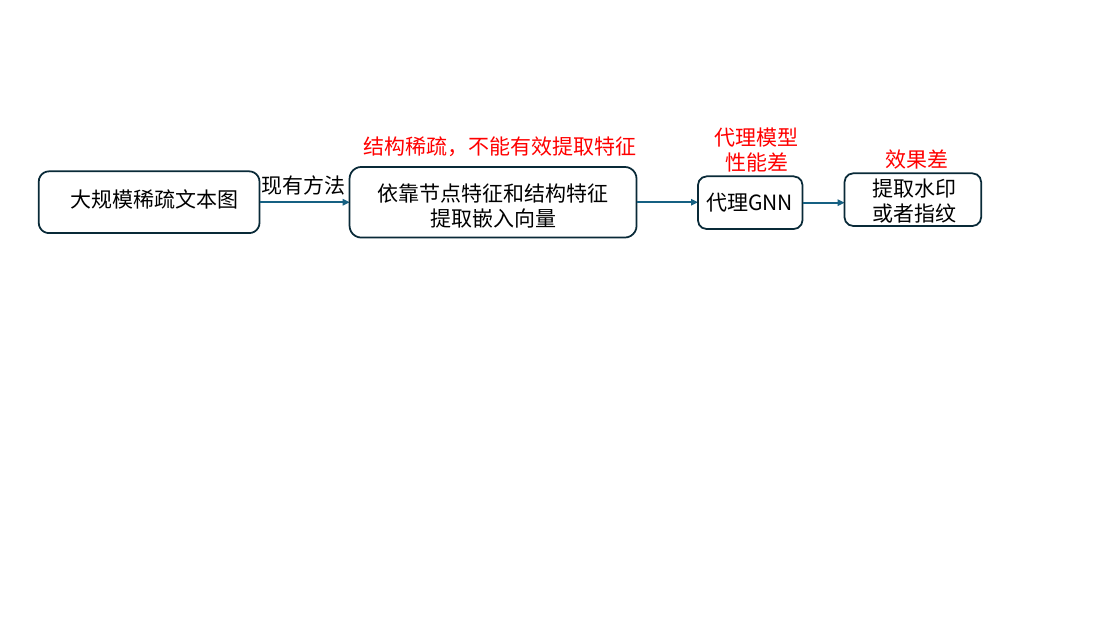
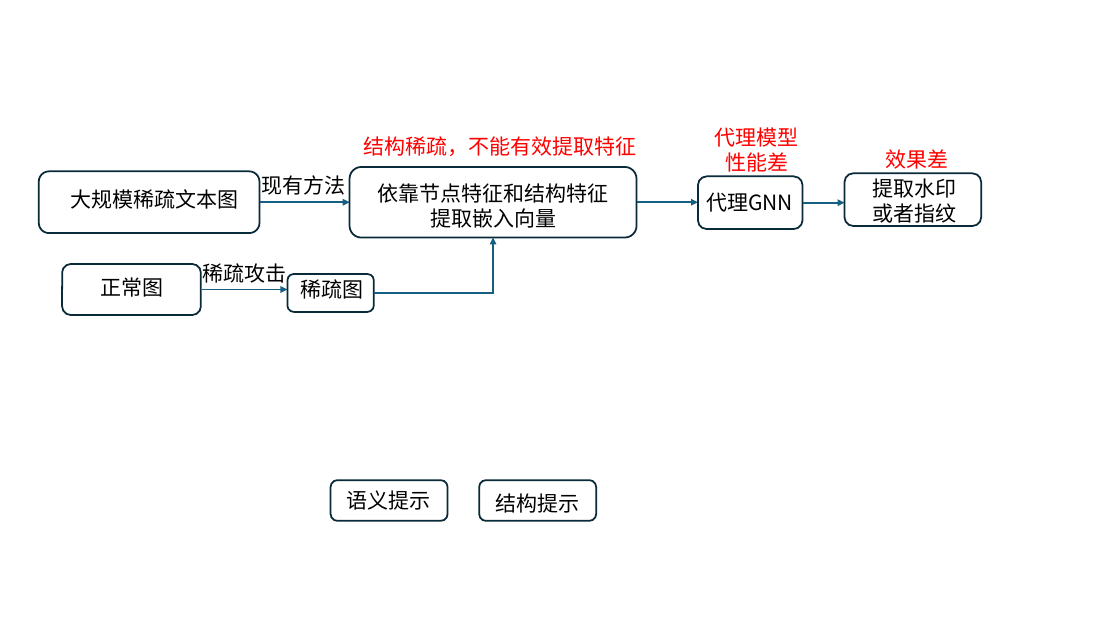
Before and after one commit to renhai1/text-graph-dov, a slide deck: slide 10 of 2025-08-14.pptx. Drawn at 1120x630 pixels with LibreOffice and Linux fonts; fonts in the diff are those of the drawing. Boxes give left, top, right and bottom in pixels: in the first picture for what was removed or moved away, otherwise in the second. Text is boxed around its words. In the diff, an @@ line names an element or a change of style, - is before the commit and + after.

Commit message:
大规模稀疏文本图

```diff
--- a/2025-08-14.pptx
+++ b/2025-08-14.pptx
@@ elbow arrow added from (374, 293) to (493, 238), #156082 1.5 pt @@
@@ rounded rectangle added at [62,264,201,315], outline #092A39 1.5 pt @@
@@ text added at [202,263,286,283], 18 pt, text #000000 @@
+稀疏攻击
@@ text added at [100,277,163,297], 18 pt, text #000000 @@
+正常图
@@ arrow added from (202, 290) to (287, 290), #156082 1.5 pt @@
@@ rounded rectangle added at [287,274,374,312], outline #092A39 1.5 pt @@
@@ text added at [301,279,364,299], 18 pt, text #000000 @@
+稀疏图
@@ rounded rectangle added at [331,481,448,521], outline #092A39 1.5 pt @@
@@ text added at [346,490,430,510], 18 pt, text #000000 @@
+语义提示
@@ rounded rectangle added at [479,481,596,521], outline #092A39 1.5 pt @@
@@ text added at [495,493,579,513], 18 pt, text #000000 @@
+结构提示
```
Also in this commit, not shown: 1 other slide changed.
